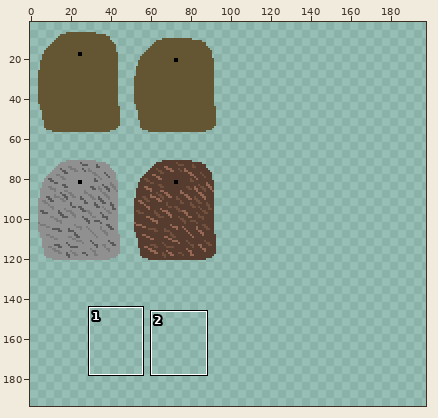
File history of a sprite sheet, Assets/Textures/Characters/stranger_character_colored.png. The picture above shows the old version from afar; the outline marks the close-up.
Close-up. Old version:
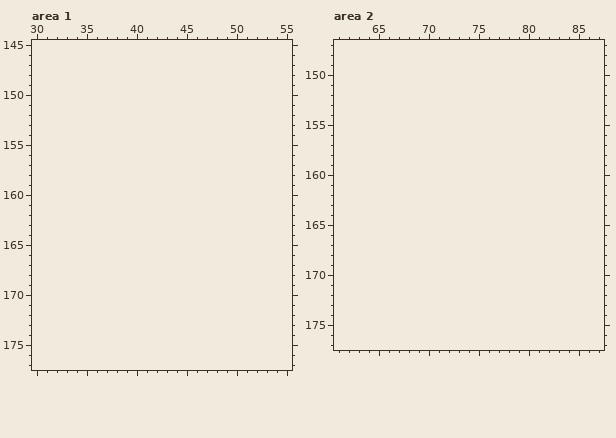
The file is 98x126 pixels. Shown: area 1: x 30..55, y 145..177; area 2: x 61..87, y 147..177. The old version is drawn lined up with the new one, on the new canvas. The wide view leaves out empty margins. The commit also changed other parts of the picture, which this record leaves out.
Palette (. is transparent): 
And afterwards:
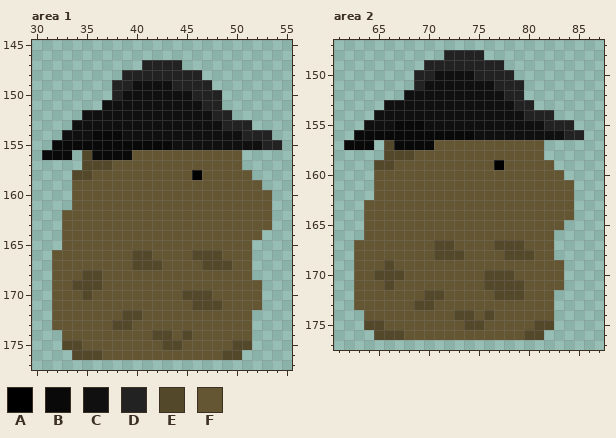
Colours new in this view: A #000000  B #090909  C #101010  D #222222  E #54482a  F #645632
The edit:
canvas 98x126 -> 200x200
Changed rows in their new state; - is an unchanged pixel.
Area 1:
first column x 31:
147 ----------DDDD----------
148 --------DDDDDDDD--------
149 -------DDCCCCDDDD-------
150 -------DCCCCCCCDDD------
151 ------CCCCCCCCCCDD------
152 ----CCCCCCCCCCCCCDD-----
153 ---CCCCCCCCCCCCCCCDDD---
154 --CCCBBBCCCCCCCCCCCCDDD-
155 -BBBBBBBBBBBBCCCCCCCCCDD
156 BBB-EBBBBFFFFFFFFFFF----
157 ----EEEFFFFFFFFFFFFF----
158 ---EEFFFFFFFFFFAFFFFF---
159 ---FFFFFFFFFFFFFFFFFFF--
160 ---FFFFFFFFFFFFFFFFFFFF-
161 ---FFFFFFFFFFFFFFFFFFFF-
162 --FFFFFFFFFFFFFFFFFFFFF-
163 --FFFFFFFFFFFFFFFFFFFFF-
164 --FFFFFFFFFFFFFFFFFFFF--
165 --FFFFFFFFFFFFFFFFFFF---
166 -FFFFFFFFEEFFFFEEEFFF---
167 -FFFFFFFFEEEFFFFEEEFF---
168 -FFFEEFFFFFFFFFFFFFFF---
169 -FFEEEFFFFFFFFFFFFFFFF--
170 -FFFEFFFFFFFFFEEEFFFFF--
171 -FFFFFFFFFFFFFFEEEFFFF--
172 -FFFFFFFEEFFFFFFFFFFF---
173 -FFFFFFEEFFFFFFFFFFFF---
174 --FFFFFFFFFEEFEFFFFFF---
175 --EEFFFFFFFFEEFFFFFEE---
176 ---EEEFFFFFFFFFFFFEE----
Area 2:
first column x 62:
148 ----------DDDD----------
149 --------DDDDDDDD--------
150 -------DDCCCCDDDD-------
151 -------DCCCCCCCDDD------
152 ------CCCCCCCCCCDD------
153 ----CCCCCCCCCCCCCDD-----
154 ---CCCCCCCCCCCCCCCDDD---
155 --CCCBBBCCCCCCCCCCCCDDD-
156 -BBBBBBBBBBBBCCCCCCCCCDD
157 BBB-EBBBBFFFFFFFFFFF----
158 ----EEEFFFFFFFFFFFFF----
159 ---EEFFFFFFFFFFAFFFFF---
160 ---FFFFFFFFFFFFFFFFFFF--
161 ---FFFFFFFFFFFFFFFFFFFF-
162 ---FFFFFFFFFFFFFFFFFFFF-
163 --FFFFFFFFFFFFFFFFFFFFF-
164 --FFFFFFFFFFFFFFFFFFFFF-
165 --FFFFFFFFFFFFFFFFFFFF--
166 --FFFFFFFFFFFFFFFFFFF---
167 -FFFFFFFFEEFFFFEEEFFF---
168 -FFFFFFFFEEEFFFFEEEFF---
169 -FFFEFFFFFFFFFFFFFFFFF--
170 -FFEEEFFFFFFFFEEEFFFFF--
171 -FFFEFFFFFFFFFEEEEFFFF--
172 -FFFFFFFEEFFFFFEEEFFF---
173 -FFFFFFEEFFFFFFFFFFFF---
174 --FFFFFFFFFEEFEFFFFFF---
175 --EEFFFFFFFFEEFFFFFEE---
176 ---EEEFFFFFFFFFFFFEE----
